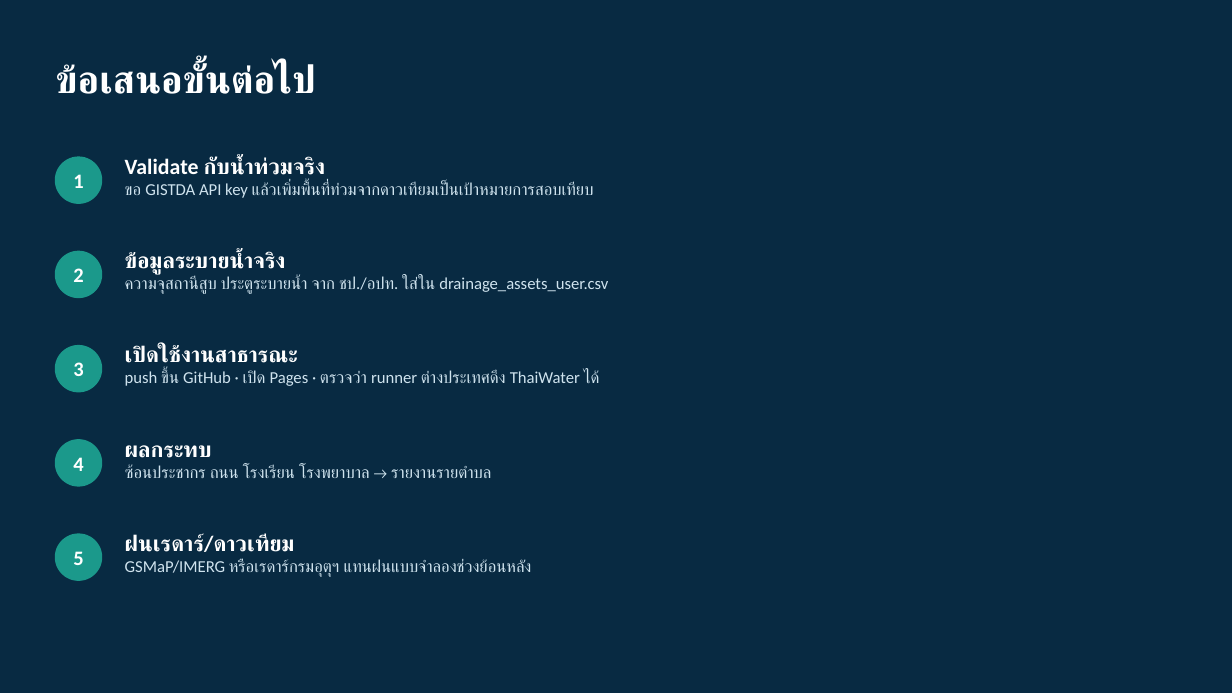
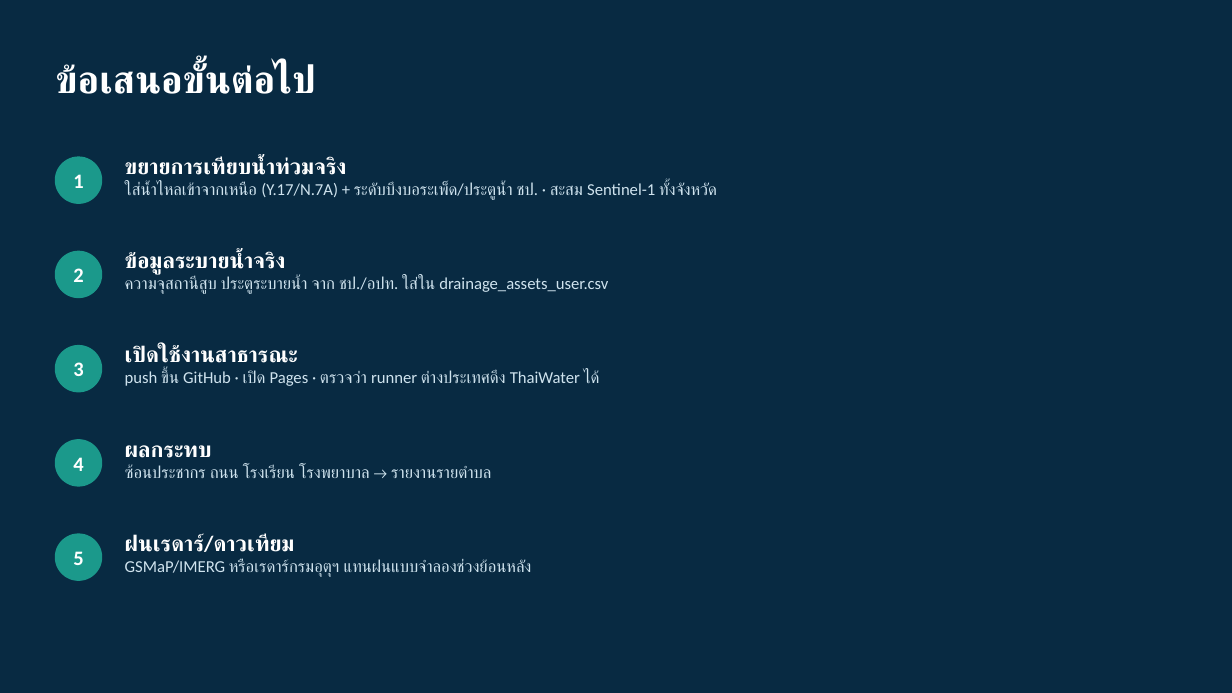
Before and after one commit to att-geo/nakhonsawan-flood, a slide deck: slide 20 of docs/report/NakhonSawanFlood_ผู้บริหารและทีมเทคนิค.pptx (slide 17 before the commit). Drawn at 1232x693 pixels with LibreOffice and Linux fonts; fonts in the diff are those of the drawing. Boxes give left, top, right and bottom in pixels: in the first picture for what was removed or moved away, otherwise in the second. Text is boxed around its words. In the diff, an @@ line names an element or a change of style, - is before the commit and + after.

```diff
--- a/docs/report/NakhonSawanFlood_ผู้บริหารและทีมเทคนิค.pptx
+++ b/docs/report/NakhonSawanFlood_ผู้บริหารและทีมเทคนิค.pptx
@@ text at (125,157,717,200): text changed @@
-Validate กับน้ำท่วมจริง
-ขอ GISTDA API key แล้วเพิ่มพื้นที่ท่วมจากดาวเทียมเป็นเป้าหมายการสอบเทียบ
+ขยายการเทียบน้ำท่วมจริง
+ใส่น้ำไหลเข้าจากเหนือ (Y.17/N.7A) + ระดับบึงบอระเพ็ด/ประตูน้ำ ชป. · สะสม Sentinel-1 ทั้งจังหวัด
```
Also in this commit, not shown: 9 other slides changed, 3 slides added, 3 other files.
